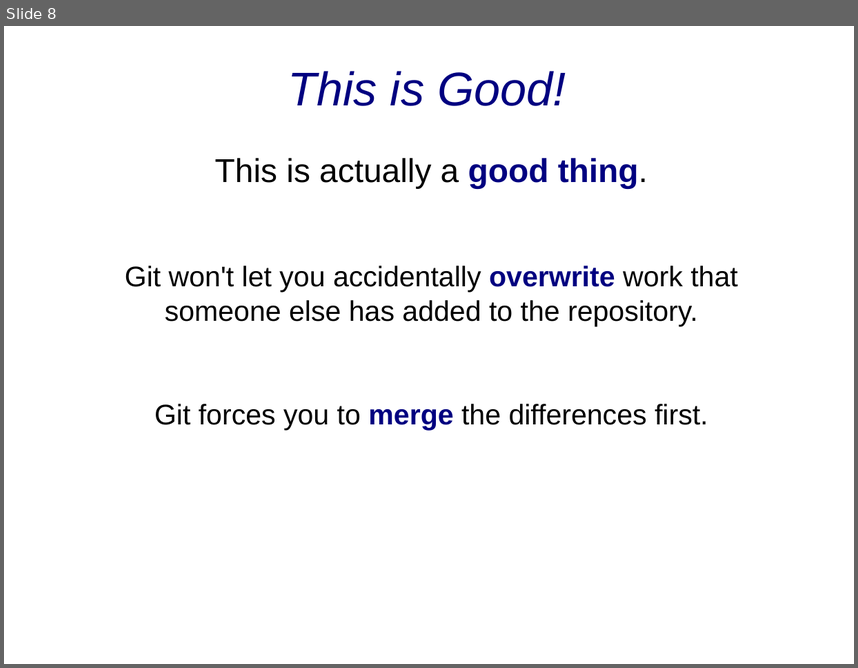
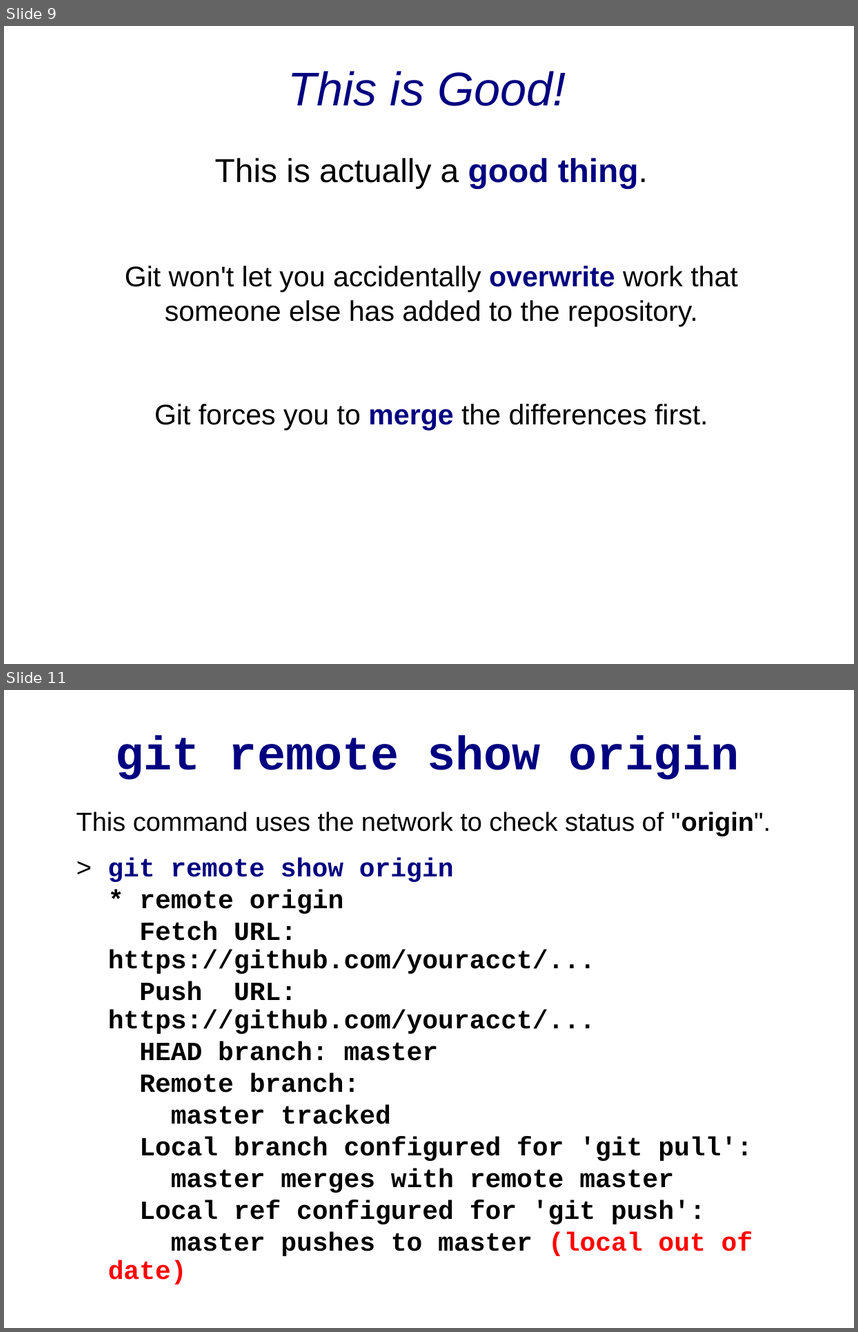
Before and after one commit to cpske/ISP, a slide deck: git/Merge-and-Conflict-Practice.ppt. Shown one above the other, each under a label of ours: slide 8 before the commit, slides 9 and 11 after it; the slides between them are not shown. The pictures are 858x668 and 858x1332 pixels, drawn with LibreOffice and Linux fonts; fonts in the diff are those of the drawing. Boxes give left, top, right and bottom in pixels: in the first picture for what was removed or moved away, otherwise in the second. Text is boxed around its words. In the diff, an @@ line names an element or a change of style, - is before the commit and + after.

```diff
--- a/git/Merge-and-Conflict-Practice.ppt
+++ b/git/Merge-and-Conflict-Practice.ppt
@@ slide 11 added at (4, 690, 854, 1328), background #FFFFFF @@
@@ title added at (116, 735, 739, 780), 40 pt, text #000080, bold @@
+git remote show origin
@@ text added at (76, 811, 771, 1284), 22.2 pt, text #000000, bold @@
+This command uses the network to check status of "origin".
+> git remote show origin
+* remote origin
+Fetch URL: https://github.com/youracct/...
+Push URL: https://github.com/youracct/...
+HEAD branch: master
+Remote branch:
+master tracked
+Local branch configured for 'git pull':
+master merges with remote master
+Local ref configured for 'git push':
+master pushes to master (local out of date)
@@ what was slide 8 is now slide 9 @@
```
Also in this commit, not shown: 7 slides changed, 2 other slides added, 4 other files.
